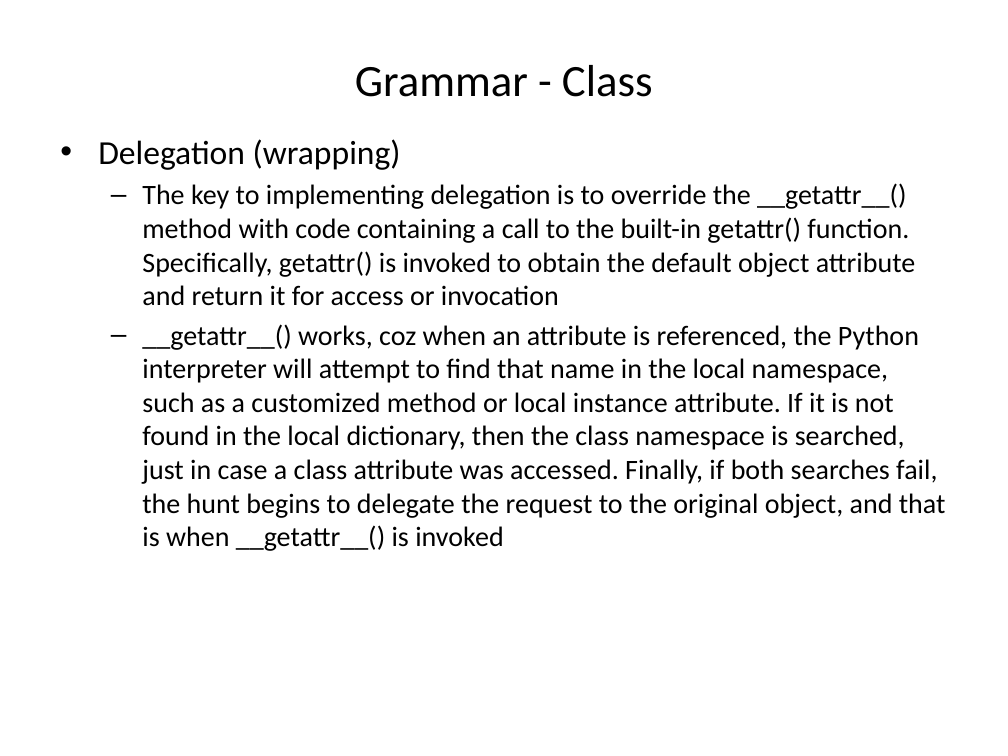
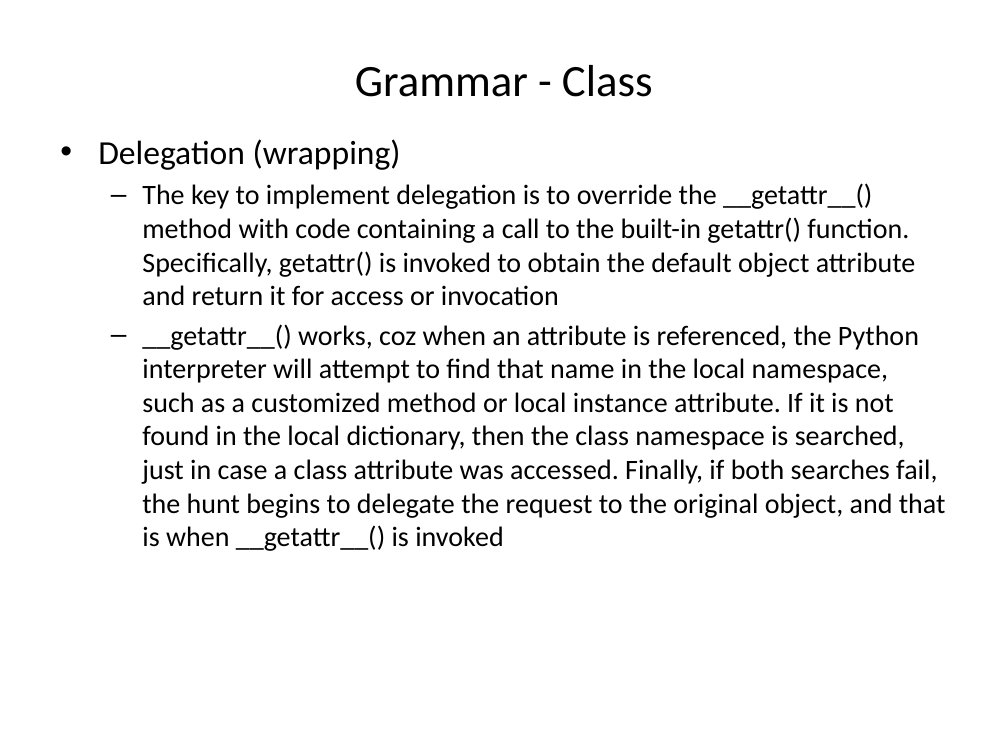
Before and after one commit to chenziliang/summary-of-the-books, a slide deck: slide 54 of Core Python.pptx. Drawn at 1008x756 pixels with LibreOffice and Linux fonts; fonts in the diff are those of the drawing. Boxes give left, top, right and bottom in pixels: in the first picture for what was removed or moved away, otherwise in the second. Text is boxed around its words. In the diff, an @@ line names an element or a change of style, - is before the commit and + after.

```diff
--- a/Core Python.pptx
+++ b/Core Python.pptx
@@ text at [142,183,916,306]: text changed @@
-  – The key to implementing delegation is to override the __getattr__() method with code containing a call to the built-in getattr() function. Specifically, getattr() is invoked to obtain the default object attribute and return it for access or invocation
+  – The key to implement delegation is to override the __getattr__() method with code containing a call to the built-in getattr() function. Specifically, getattr() is invoked to obtain the default object attribute and return it for access or invocation
```
Also in this commit, not shown: 22 other slides changed, 1 slide removed, 1 other file.
